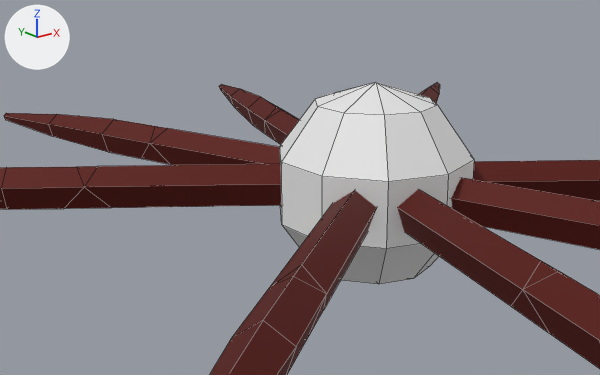
The Blender file characters/speeder.blend, before and after one commit.
Before and after are seen from a 50 mm camera at (-5.42, -5.64, 2.39) aimed at (-0.87, 0.06, 0.11). The axes (+X, +Y, +Z) are drawn at upper left. The lights are the same throughout. The first picture is the older version. Mesh edges are drawn as thin lines.

The first picture shows 'Legs', 'Sphere'.
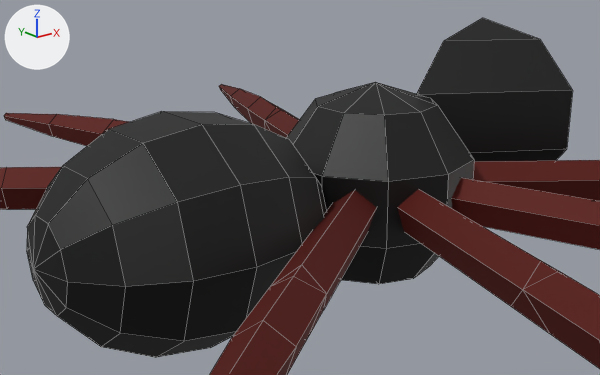
What differs and where, as boxes [x1, y1, x2, y2] in the pictures (600 x 375 px):
'dupa', added (black)
    after: [27, 111, 327, 357]
'Sphere', recoloured (white to black)
    both: [286, 82, 474, 284]
'glewa', added (black)
    after: [417, 18, 573, 162]

The change, as a diff of the scene's bpy script:
```diff
--- a/characters/speeder.blend.py
+++ b/characters/speeder.blend.py
@@ mat_material @@
+mat_material = principled_material('Material')
+mat_material.base_color = (0.0, 0.0, 0.0)  # black #000000
@@ me_sphere_001 @@
 me_sphere_001.from_pydata(...)  # 42 vertices, 50 faces; spans x -0.9..0.9, y -0.95..0.95, z -1.0..1.0
+me_sphere_001.materials.append(mat_material)  # black #000000
@@ me_sphere_002 @@
+me_sphere_002.from_pydata(...)  # a UV sphere (10 segments, 8 rings, poles along z) spanning x -0.95..0.95, y -1.0..1.0, z -1.0..1.0
+me_sphere_002.materials.append(mat_material)  # black #000000
@@ me_sphere @@
+me_sphere.from_pydata([(0.0, 0.59, 0.81), (0.0, 0.95, 0.31), (0.0, 0.95, -0.31), (0.0, 0.59, -0.81), (0.51, -0.29, 0.81), (0.82, -0.48, 0.31), (0.82, -0.48, -0.31), (0.51, -0.29, -0.81), (0.0, 0.0, -1.0), (0.0, 0.0, 1.0), (-0.51, -0.29, 0.81), (-0.82, -0.48, 0.31), (-0.82, -0.48, -0.31), (-0.51, -0.29, -0.81)], [], [(8, 3, 7), (2, 1, 5, 6), (0, 9, 4), (3, 2, 6, 7), (1, 0, 4, 5), (5, 4, 10, 11), (8, 7, 13), (6, 5, 11, 12), (4, 9, 10), (7, 6, 12, 13), (11, 10, 0, 1), (8, 13, 3), (12, 11, 1, 2), (10, 9, 0), (13, 12, 2, 3)])
+me_sphere.materials.append(mat_material)  # black #000000
@@ ob_dupa @@
+ob_dupa = bpy.data.objects.new('dupa', me_sphere_002)
+ob_dupa.location = (-2.119, 0.0, 0.0)
+ob_dupa.rotation_euler = (0.0, 1.571, 0.0)  # degrees (0, 90, 0)
+ob_dupa.scale = (1.0, 1.0, 1.3)
@@ ob_glewa @@
+ob_glewa = bpy.data.objects.new('glewa', me_sphere)
+ob_glewa.location = (1.5, 0.0, 0.5)
+ob_glewa.rotation_euler = (0.0, 0.0, -0.524)  # degrees (0, 0, -30)
```
